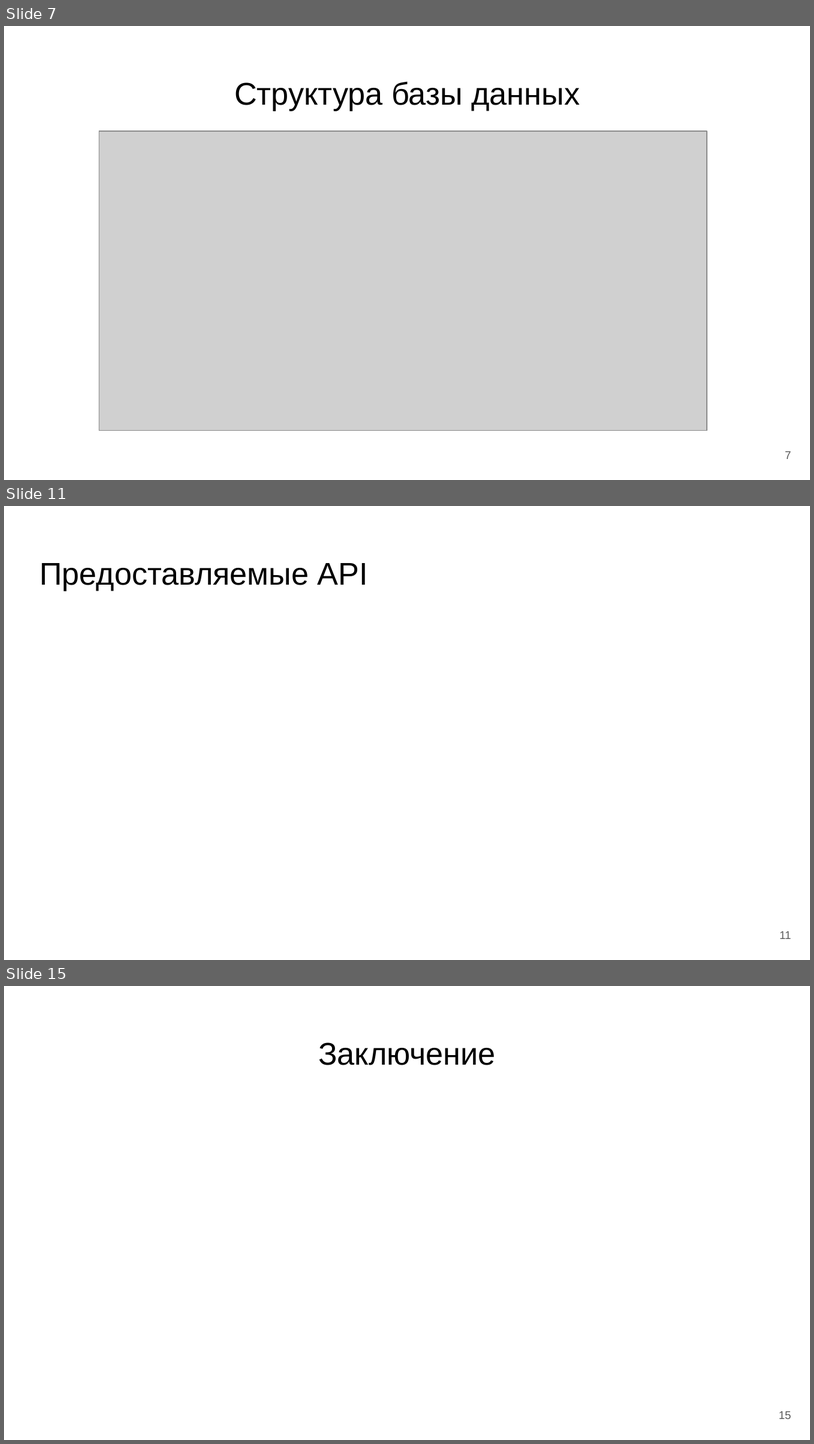
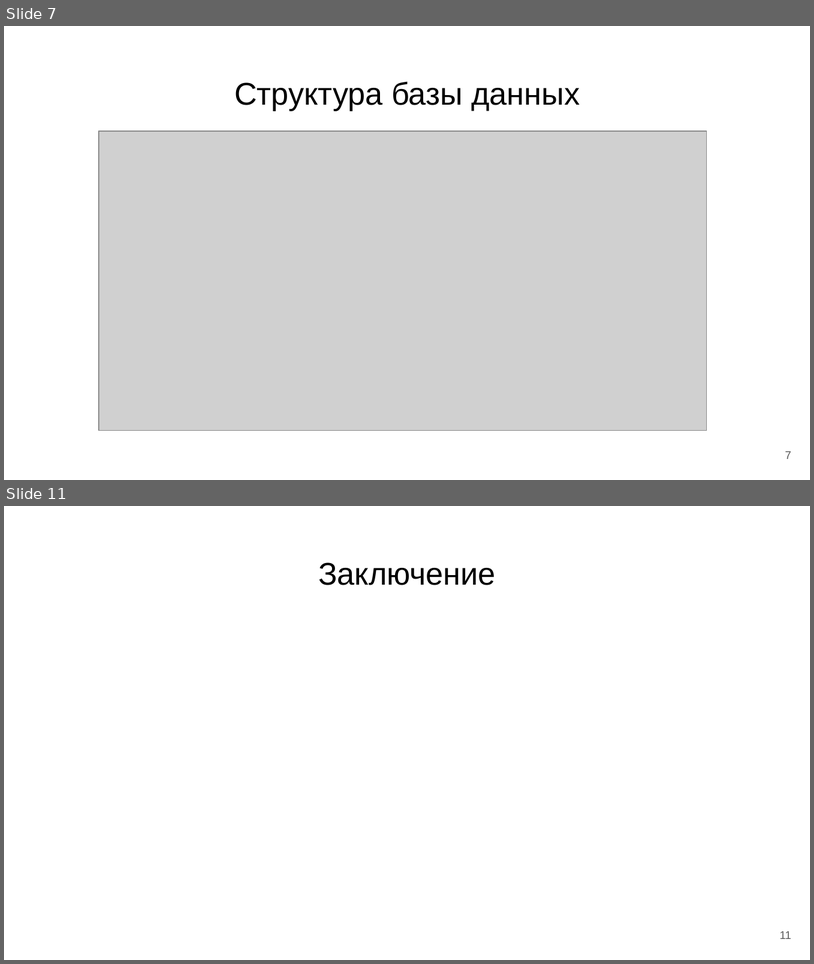
Before and after one commit to ussur/s-mart, a slide deck: s-smart.pptx. Shown one above the other, each under a label of ours: slides 7, 11 and 15 before the commit, slides 7 and 11 after it; the slides between them are not shown. The pictures are 814x1444 and 814x964 pixels, drawn with LibreOffice and Linux fonts; fonts in the diff are those of the drawing; grey boxes stand for pictures. Boxes give left, top, right and bottom in pixels: in the first picture for what was removed or moved away, otherwise in the second. Text is boxed around its words. In the diff, an @@ line names an element or a change of style, - is before the commit and + after.

```diff
--- a/s-smart.pptx
+++ b/s-smart.pptx
@@ slide 11 removed at [4,506,810,960], background #FFFFFF @@
@@ title removed at [39,563,368,591] @@
-Предоставляемые API
@@ page number removed at [780,931,791,939] @@
-11
@@ what was slide 15 is now slide 11 @@
@@ page number at [780,931,791,939]: text changed @@
-15
+11
```
Also in this commit, not shown: 4 slides changed, 3 other slides removed, 2 other files.
